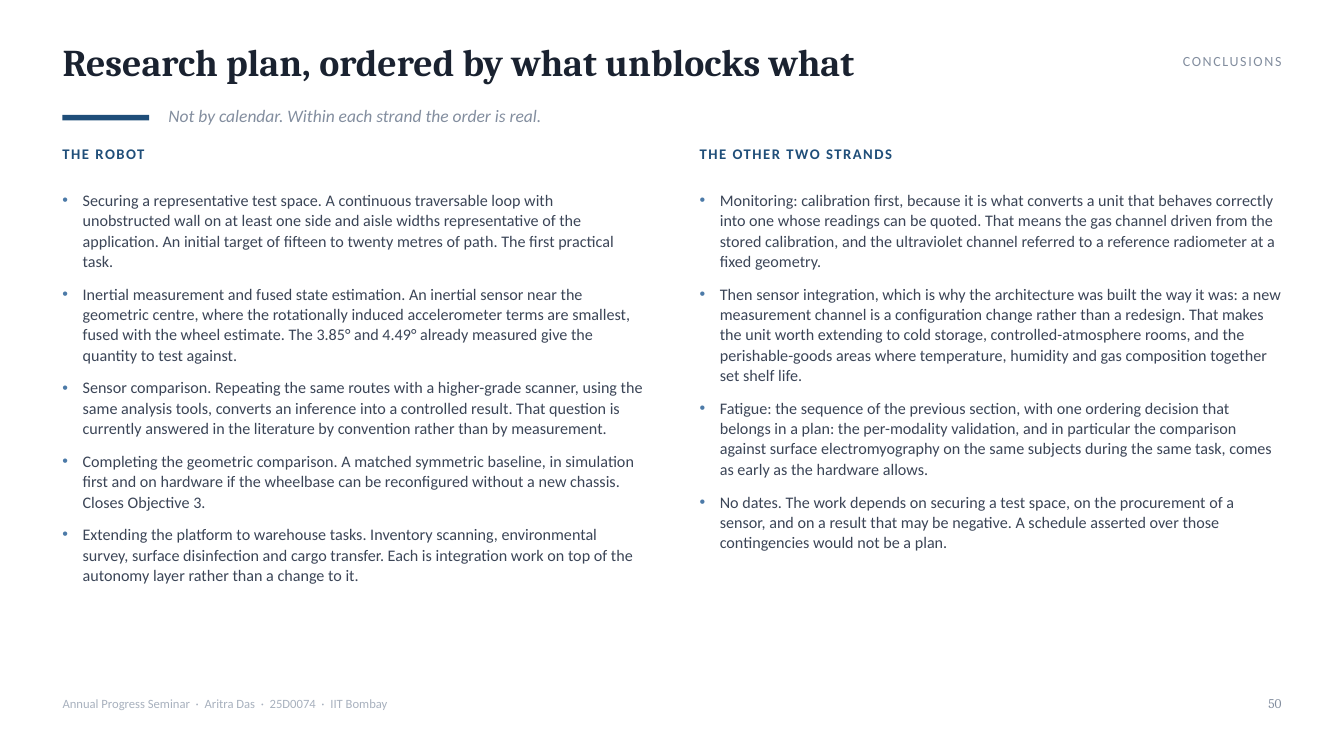
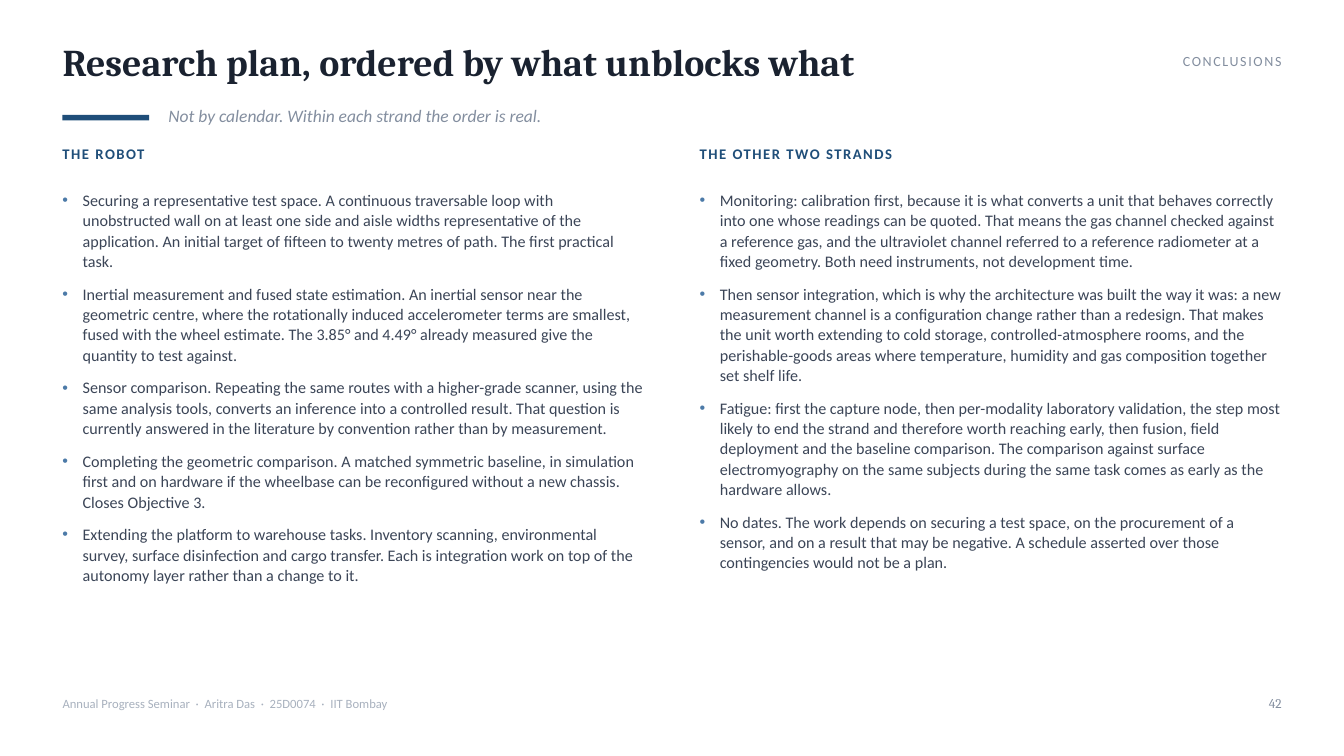
Before and after one commit to AritraD11/NarrowAisleBot, a slide deck: slide 42 of docs/aps_report/seminar_final/NarrowAisleBot_APS_Seminar.pptx (slide 50 before the commit). Drawn at 1344x756 pixels with LibreOffice and Linux fonts; fonts in the diff are those of the drawing. Boxes give left, top, right and bottom in pixels: in the first picture for what was removed or moved away, otherwise in the second. Text is boxed around its words. In the diff, an @@ line names an element or a change of style, - is before the commit and + after.

```diff
--- a/docs/aps_report/seminar_final/NarrowAisleBot_APS_Seminar.pptx
+++ b/docs/aps_report/seminar_final/NarrowAisleBot_APS_Seminar.pptx
@@ text at (x1=720, y1=195, x2=1274, y2=270): text changed @@
-• Monitoring: calibration first, because it is what converts a unit that behaves correctly into one whose readings can be quoted. That means the gas channel driven from the stored calibration, and the ultraviolet channel referred to a reference radiometer at a fixed geometry.
+• Monitoring: calibration first, because it is what converts a unit that behaves correctly into one whose readings can be quoted. That means the gas channel checked against a reference gas, and the ultraviolet channel referred to a reference radiometer at a fixed geometry. Both need instruments, not development time.
@@ text at (x1=720, y1=403, x2=1280, y2=495): text changed @@
-• Fatigue: the sequence of the previous section, with one ordering decision that belongs in a plan: the per-modality validation, and in particular the comparison against surface electromyography on the same subjects during the same task, comes as early as the hardware allows.
+• Fatigue: first the capture node, then per-modality laboratory validation, the step most likely to end the strand and therefore worth reaching early, then fusion, field deployment and the baseline comparison. The comparison against surface electromyography on the same subjects during the same task comes as early as the hardware allows.
@@ text at (x1=1269, y1=699, x2=1282, y2=708): text changed @@
-50
+42
```
Also in this commit, not shown: 36 other slides changed, 2 slides added, 10 slides removed, 3 other files.
